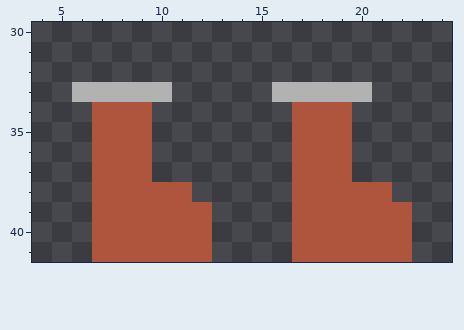
File history of a pixel-art sprite, Delve/Assets.xcassets/boots.imageset/boots.png. The picture above was drawn from the file before the commit.
The file is 27x42 pixels. Shown: x 4..24, y 30..41.
After the commit:
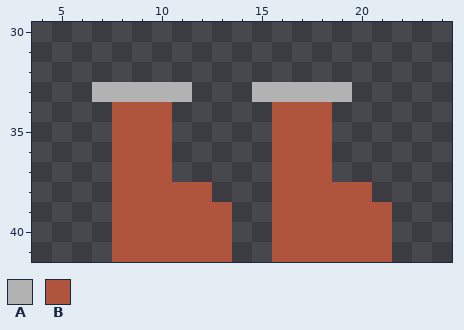
Palette (. is transparent): A #b2b2b2  B #af543d
What changed:
Changed rows in their new state; - is an unchanged pixel.
first column x 6:
33 .----A---A----.--
34 -.--B-----B--.---
35 -.--B-----B--.---
36 -.--B-----B--.---
37 -.--B-----B--.---
38 -.----B---B----.-
39 -.-----B--B-----.
40 -.-----B--B-----.
41 -.-----B--B-----.
Where, in picture pixels (left, top, right, bottom), the same in both pictures:
changed: (72, 82, 412, 262)
